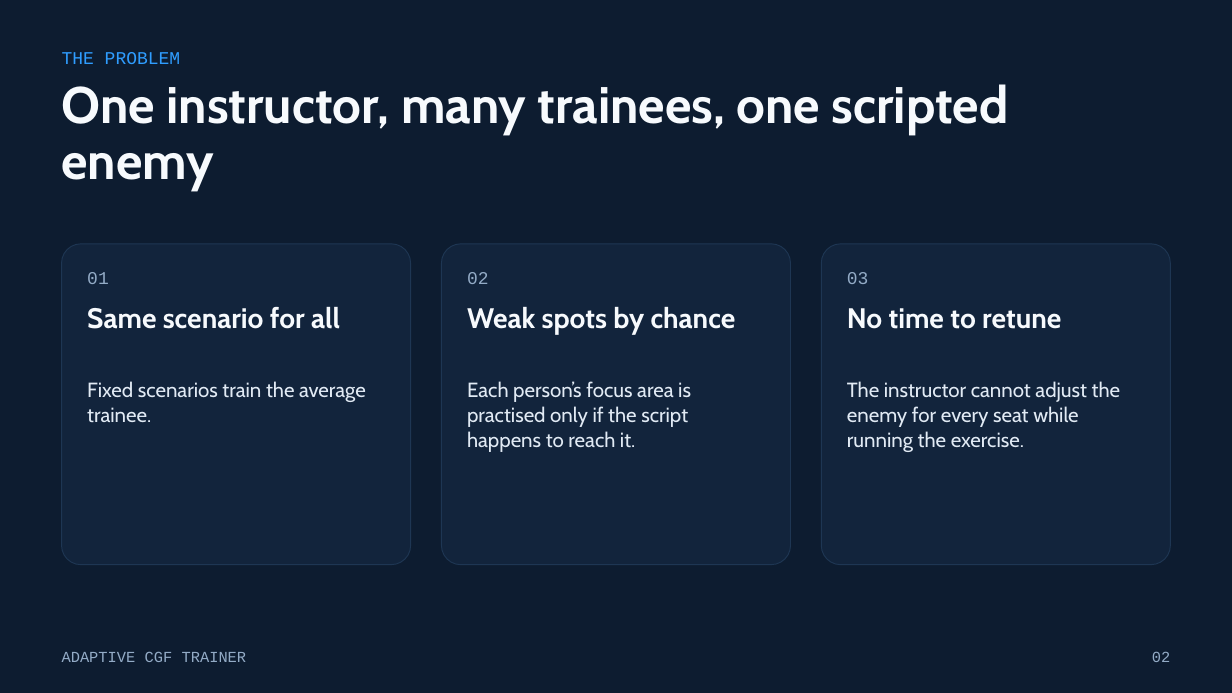
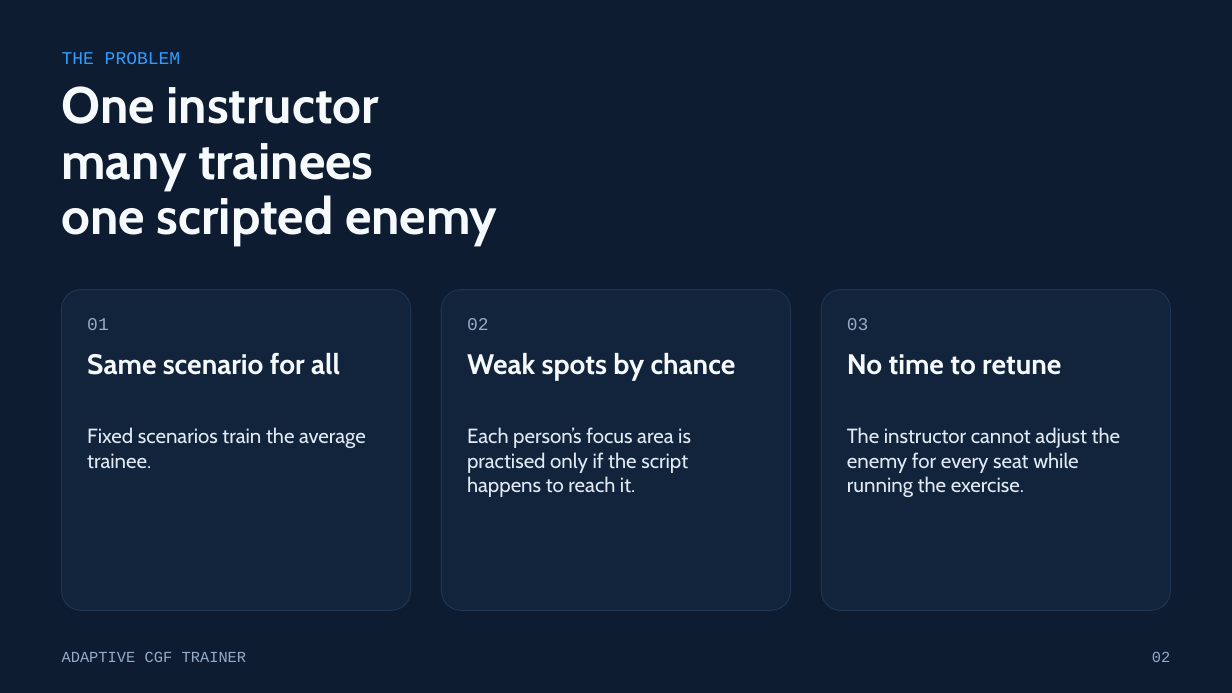
Before and after one commit to buttception/T-S_Hackathon26, a slide deck: slide 2 of cgf-demo/docs/pitch/Adaptive-CGF-Trainer.pptx. Drawn at 1232x693 pixels with LibreOffice and Linux fonts; fonts in the diff are those of the drawing. Boxes give left, top, right and bottom in pixels: in the first picture for what was removed or moved away, otherwise in the second. Text is boxed around its words. In the diff, an @@ line names an element or a change of style, - is before the commit and + after.

```diff
--- a/cgf-demo/docs/pitch/Adaptive-CGF-Trainer.pptx
+++ b/cgf-demo/docs/pitch/Adaptive-CGF-Trainer.pptx
@@ title at [62,86,497,245]: text changed @@
-One instructor, many trainees, one scripted enemy
+One instructor
+many trainees
+one scripted enemy
@@ 9 texts, 3 rounded rectangles: place and size @@
-9 texts, 3 rounded rectangles at [62,244,1171,565]
+9 texts, 3 rounded rectangles at [62,289,1171,610]
```
Also in this commit, not shown: 1 other slide changed.
